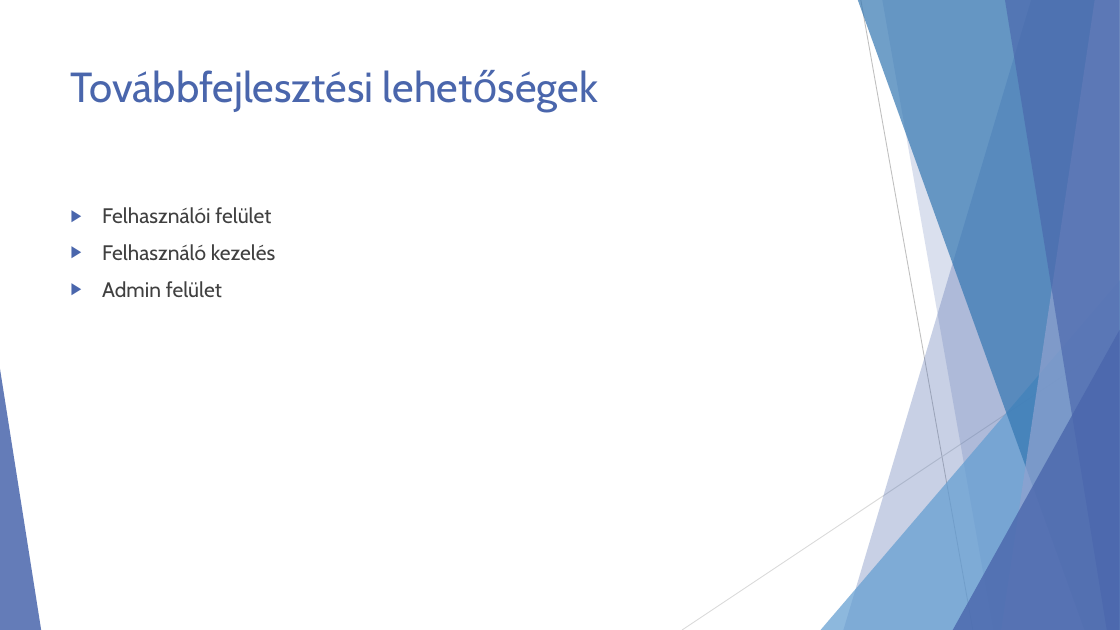
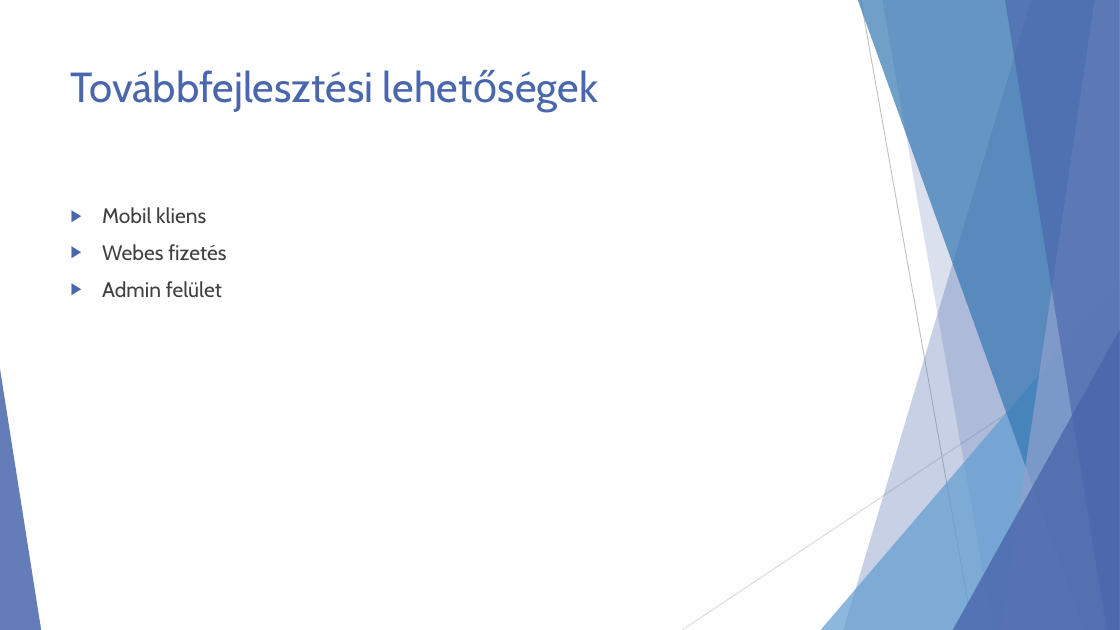
Before and after one commit to Maxtr0n/CurlycircleWebshop, a slide deck: slide 12 of onlab2/presentation.pptx. Drawn at 1120x630 pixels with LibreOffice and Linux fonts; fonts in the diff are those of the drawing. Boxes give left, top, right and bottom in pixels: in the first picture for what was removed or moved away, otherwise in the second. Text is boxed around its words. In the diff, an @@ line names an element or a change of style, - is before the commit and + after.

```diff
--- a/onlab2/presentation.pptx
+++ b/onlab2/presentation.pptx
@@ text at (102,207,226,260): text changed @@
-▶ Felhasználói felület
-▶ Felhasználó kezelés
+▶ Mobil kliens
+▶ Webes fizetés
```
Also in this commit, not shown: 3 other slides changed, 17 other files.
